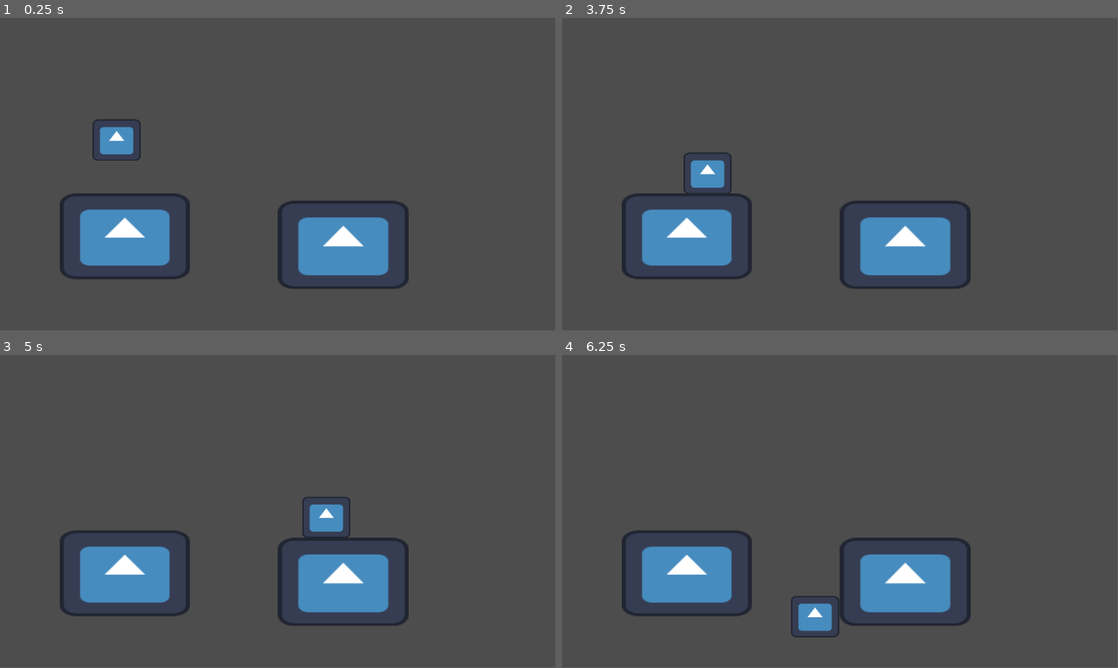
Above: before the commit, frames 1-4 (two rows, left to right).
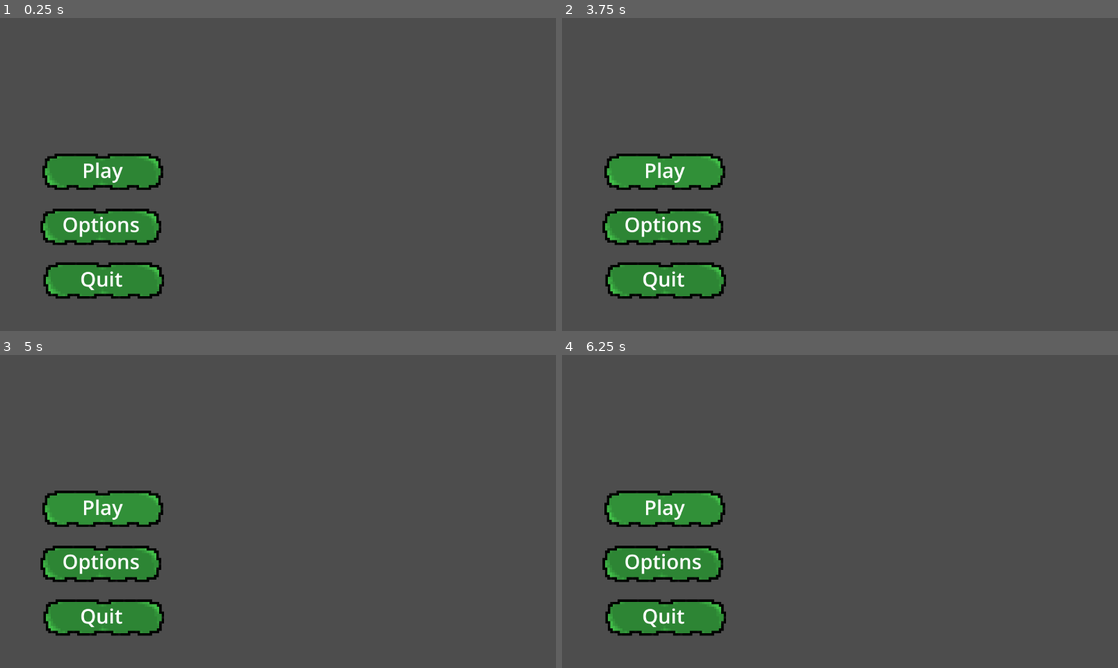
Above: after the commit, the same moments.

Repository: TalesMarc/AngelaCultoRepository
Game: Godot game, scene res://inicio.tscn
Two runs of this game, one before a commit and one after it. Both use one fixed random seed, a clock stepped at 60 frames per second and the inputs below. Before the commit the project starts from res://node_2d.tscn. The engine's default icon, where the game draws it, is replaced by a stand-in: a white triangle on a blue panel in a dark square.
Inputs (mouse positions are in pixels of both pictures, inside the frame that each line leads up to):
- Up to frame 1 (0.25 s): no input
- Up to frame 2 (3.75 s): click (662, 227) at 0.5 s, where only the run after the commit has a clickable "Options"; click (667, 280) at 1.25 s, where only the run after the commit has a clickable "Back"; click (662, 171) at 2 s, where only the run after the commit has a clickable "Play"; click (662, 171) at 2.75 s, where only the run after the commit has a clickable "Play"; tap Enter at 3.5 s; hold D (move_right) from 3.53 s (still down)
- Up to frame 3 (5 s): keep holding D (move_right); tap Space (jump) at 3.77, 4.52 s
- Up to frame 4 (6.25 s): release D (move_right) at 5.03 s; hold A (move_left) 5.03-5.78 s; hold D (move_right) from 5.78 s (still down); tap Space (jump) at 6.02 s
In our replay, the window is 799x449 before the commit and 800x450 after it. These sizes can differ from the game's own. Grey fills any space a smaller window leaves; there, only what the larger window draws over its background counts as a difference.

The runs differ from the first frame. In frame 1, 13% of the frame differs, in the area x 7-74%, y 32-90%; in frame 2, 13%; in frame 3, 13%; in frame 4, 13%, in the area x 7-74%, y 43-91%.

Commit message:
Atualização manual - 2025-05-15 16:52:22

Diff:
--- /dev/null
+++ b/configuracoes.tscn
@@ -0,0 +1,35 @@
+[gd_scene load_steps=4 format=3 uid="uid://d223qq1ic4353"]
+
+[ext_resource type="Texture2D" uid="uid://c05me443cmgxi" path="res://sprite_0.png" id="1_dit3g"]
+[ext_resource type="Texture2D" uid="uid://kue3gp2sclu8" path="res://sprite_0 2.png" id="2_ueh0k"]
+[ext_resource type="Script" uid="uid://bhafs30unjsfw" path="res://inicio.gd" id="3_xisgc"]
+
+[node name="Configuracoes" type="Control"]
+layout_mode = 3
+anchors_preset = 15
+anchor_right = 1.0
+anchor_bottom = 1.0
+grow_horizontal = 2
+grow_vertical = 2
+
+[node name="voltar" type="TextureButton" parent="."]
+layout_mode = 0
+offset_left = 90.0
+offset_top = 506.0
+offset_right = 590.0
+offset_bottom = 656.0
+scale = Vector2(0.5, 0.5)
+texture_normal = ExtResource("1_dit3g")
+texture_hover = ExtResource("2_ueh0k")
+script = ExtResource("3_xisgc")
+
+[node name="Label" type="Label" parent="voltar"]
+layout_mode = 0
+offset_left = 152.0
+offset_top = 10.0
+offset_right = 366.0
+offset_bottom = 156.0
+theme_override_font_sizes/font_size = 84
+text = "Back"
+
+[connection signal="pressed" from="voltar" to="voltar" method="voltar_on_pressed"]
--- /dev/null
+++ b/inicio.gd
@@ -0,0 +1,23 @@
+extends Control
+
+
+# Called when the node enters the scene tree for the first time.
+func _ready() -> void:
+	pass # Replace with function body.
+
+
+# Called every frame. 'delta' is the elapsed time since the previous frame.
+func _process(_delta: float) -> void:
+	pass
+
+
+func _on_pressed() -> void:
+	get_tree().quit()
+
+
+func voltar_on_pressed() -> void:
+	get_tree().change_scene_to_file("res://inicio.tscn")
+
+
+func _on_texture_button_2_pressed() -> void:
+	get_tree().change_scene_to_file("res://configuracoes.tscn")
--- /dev/null
+++ b/inicio.tscn
@@ -0,0 +1,75 @@
+[gd_scene load_steps=4 format=3 uid="uid://dkfw1gs1b6rj1"]
+
+[ext_resource type="Script" uid="uid://bhafs30unjsfw" path="res://inicio.gd" id="1_yogrx"]
+[ext_resource type="Texture2D" uid="uid://c05me443cmgxi" path="res://sprite_0.png" id="2_htw3k"]
+[ext_resource type="Texture2D" uid="uid://kue3gp2sclu8" path="res://sprite_0 2.png" id="3_7e6sy"]
+
+[node name="Control" type="Control"]
+layout_mode = 3
+anchors_preset = 15
+anchor_right = 1.0
+anchor_bottom = 1.0
+grow_horizontal = 2
+grow_vertical = 2
+script = ExtResource("1_yogrx")
+
+[node name="sair_button" type="TextureButton" parent="."]
+layout_mode = 0
+offset_left = 90.0
+offset_top = 506.0
+offset_right = 590.0
+offset_bottom = 656.0
+scale = Vector2(0.5, 0.5)
+texture_normal = ExtResource("2_htw3k")
+texture_hover = ExtResource("3_7e6sy")
+script = ExtResource("1_yogrx")
+
+[node name="Label" type="Label" parent="sair_button"]
+layout_mode = 0
+offset_left = 152.0
+offset_top = 10.0
+offset_right = 366.0
+offset_bottom = 156.0
+theme_override_font_sizes/font_size = 84
+text = "Quit"
+
+[node name="TextureButton2" type="TextureButton" parent="."]
+layout_mode = 0
+offset_left = 84.0
+offset_top = 395.0
+offset_right = 584.0
+offset_bottom = 545.0
+scale = Vector2(0.5, 0.5)
+texture_normal = ExtResource("2_htw3k")
+texture_hover = ExtResource("3_7e6sy")
+
+[node name="Label" type="Label" parent="TextureButton2"]
+layout_mode = 0
+offset_left = 90.0
+offset_top = 6.0
+offset_right = 410.0
+offset_bottom = 152.0
+theme_override_font_sizes/font_size = 84
+text = "Options"
+
+[node name="TextureButton3" type="TextureButton" parent="."]
+layout_mode = 0
+offset_left = 88.0
+offset_top = 281.0
+offset_right = 588.0
+offset_bottom = 431.0
+scale = Vector2(0.5, 0.5)
+texture_normal = ExtResource("2_htw3k")
+texture_hover = ExtResource("3_7e6sy")
+
+[node name="Label" type="Label" parent="TextureButton3"]
+layout_mode = 0
+offset_left = 164.0
+offset_top = 10.0
+offset_right = 378.0
+offset_bottom = 156.0
+theme_override_font_sizes/font_size = 84
+text = "Play"
+
+[connection signal="pressed" from="sair_button" to="sair_button" method="_on_pressed"]
+[connection signal="pressed" from="TextureButton2" to="." method="_on_texture_button_2_pressed"]
--- /dev/null
+++ b/new_font_file.tres
@@ -0,0 +1,9 @@
+[gd_resource type="FontFile" format=3 uid="uid://d1yl6xjw161dd"]
+
+[resource]
+resource_name = "a"
+cache/0/16/0/ascent = 0.0
+cache/0/16/0/descent = 0.0
+cache/0/16/0/underline_position = 0.0
+cache/0/16/0/underline_thickness = 0.0
+cache/0/16/0/scale = 1.0
--- a/project.godot
+++ b/project.godot
@@ -11,24 +11,29 @@
 [application]
 
 config/name="AngelaCulto"
-run/main_scene="uid://drcrwrkjk1fby"
+run/main_scene="uid://dkfw1gs1b6rj1"
 config/features=PackedStringArray("4.4", "GL Compatibility")
 config/icon="res://icon.svg"
+
+[display]
+
+window/size/mode=3
+window/stretch/mode="viewport"
 
 [input]
 
 move_left={
-"deadzone": 0.2,
+"deadzone": 0.01,
 "events": [Object(InputEventKey,"resource_local_to_scene":false,"resource_name":"","device":-1,"window_id":0,"alt_press …(191 unchanged characters)…
 ]
 }
 move_right={
-"deadzone": 0.2,
+"deadzone": 0.01,
 "events": [Object(InputEventKey,"resource_local_to_scene":false,"resource_name":"","device":-1,"window_id":0,"alt_press …(192 unchanged characters)…
 ]
 }
 jump={
-"deadzone": 0.2,
+"deadzone": 0.01,
 "events": [Object(InputEventKey,"resource_local_to_scene":false,"resource_name":"","device":-1,"window_id":0,"alt_press …(191 unchanged characters)…
 ]
 }
Not shown, added: inicio.gd.uid
Binary file added: sprite_0 2.png
Not shown, added: sprite_0 2.png.import
Binary file added: sprite_0.png
Not shown, added: sprite_0.png.import
